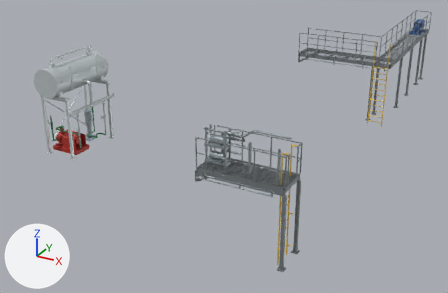
One commit to the glTF model visor-bombas/public/modelos/detalles-fbx-capturas.glb: the scene before it, then after it.
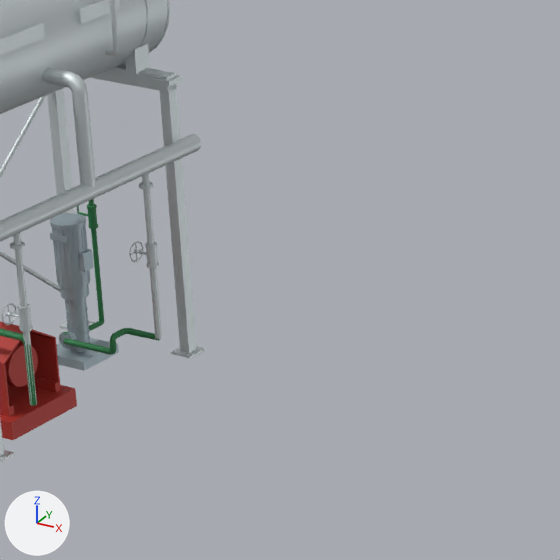
Old and new are each drawn from a 50 mm camera at (38.65, -9.25, 12.03) aimed at (25.26, 15.1, -0.14) and again close up on the part from 17% to 42% of the width and 23% to 61% of the height. The axes (+X, +Y, +Z) are drawn at lower left. The lights are the same throughout. The older version's two pictures come first. Where no turn or scale is listed for an object, it has been applied to the vertices.

The first close-up shows 'Bomba · Bomba horizontal bajo el desaireador', 'Bomba · Bomba vertical multietapas bajo el desaireador', 'Desaireador blanco elevado junto a pared y tanque bunker', 'Ramales verdes locales de las dos bombas bajo desaireador'.
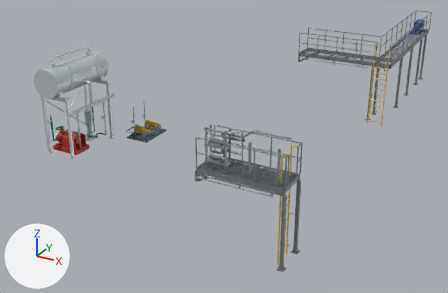
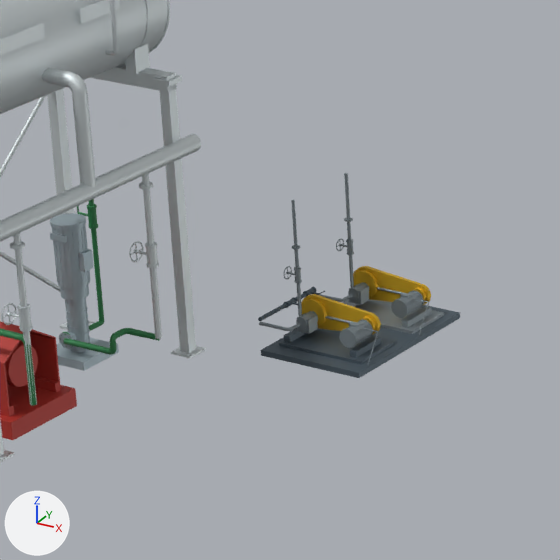
Commit message: Mostrar dos cubiertas transparentes y las bombas de caldera ADMIN

Location of each change, (x1, y1, x2, y2) in pixels of the close-ups (560 x 560 px):
'Base y colector de las bombas de combustible ADMIN', added: after (258, 287, 460, 378)
'Bomba · Bomba de combustible de caldera ADMIN 2', added: after (319, 173, 444, 335)
'Bomba · Bomba de combustible de caldera ADMIN 1', added: after (259, 200, 381, 365)

Edits to the bpy script that builds the scene:
```text
Add mat_acero_001:
    mat_acero_001 = bpy.data.materials.new('acero.001')
    mat_acero_001.use_nodes = True; mat_acero_001.node_tree.nodes.clear()
    _N = mat_acero_001.node_tree.nodes; _L = mat_acero_001.node_tree.links
    n0 = _N.new('ShaderNodeBsdfPrincipled'); n0.name = 'Principled BSDF'
    n0.inputs[1].default_value = 0.6  # 'Metallic'
    n0.inputs[2].default_value = 0.55  # 'Roughness'
    n1 = _N.new('ShaderNodeOutputMaterial'); n1.name = 'Material Output'
    n2 = _N.new('ShaderNodeVertexColor'); n2.name = 'Color Attribute'
    _L.new(n0.outputs[0], n1.inputs[0])  # 'BSDF' to 'Surface'
    _L.new(n2.outputs[0], n0.inputs[0])  # 'Color' to 'Base Color'
Add me_base_y_colector_de_las_bombas_de_combustible_admin:
    me_base_y_colector_de_las_bombas_de_combustible_admin.from_pydata(...)  # 422 vertices, 656 faces; spans x -0.67..0.67, y -0.88..0.88, z -0.16..0.16
    me_base_y_colector_de_las_bombas_de_combustible_admin.materials.append(mat_acero_001)
Add me_bomba___bomba_de_combustible_de_caldera_admin_2:
    me_bomba___bomba_de_combustible_de_caldera_admin_2.from_pydata(...)  # 924 vertices, 1608 faces; spans x -0.636..0.636, y -0.285..0.285, z -0.723..0.723
    me_bomba___bomba_de_combustible_de_caldera_admin_2.materials.append(mat_acero_001)
Add me_bomba___bomba_de_combustible_de_caldera_admin_1:
    me_bomba___bomba_de_combustible_de_caldera_admin_1.from_pydata(...)  # 899 vertices, 1562 faces; spans x -0.637..0.637, y -0.249..0.249, z -0.723..0.723
    me_bomba___bomba_de_combustible_de_caldera_admin_1.materials.append(mat_acero_001)
Add ob_base_y_colector_de_las_bombas_de_combustible_admin:
    ob_base_y_colector_de_las_bombas_de_combustible_admin = bpy.data.objects.new('Base y colector de las bombas de combustible ADMIN', me_base_y_colector_de_las_bombas_de_combustible_admin)
    ob_base_y_colector_de_las_bombas_de_combustible_admin.location = (21.63, 13.7, 0.46)
Add ob_bomba___bomba_de_combustible_de_caldera_admin_2:
    ob_bomba___bomba_de_combustible_de_caldera_admin_2 = bpy.data.objects.new('Bomba · Bomba de combustible de caldera ADMIN 2', me_bomba___bomba_de_combustible_de_caldera_admin_2)
    ob_bomba___bomba_de_combustible_de_caldera_admin_2.location = (21.64, 14.15, 1.07)
Add ob_bomba___bomba_de_combustible_de_caldera_admin_1:
    ob_bomba___bomba_de_combustible_de_caldera_admin_1 = bpy.data.objects.new('Bomba · Bomba de combustible de caldera ADMIN 1', me_bomba___bomba_de_combustible_de_caldera_admin_1)
    ob_bomba___bomba_de_combustible_de_caldera_admin_1.location = (21.64, 13.24, 1.07)
```
